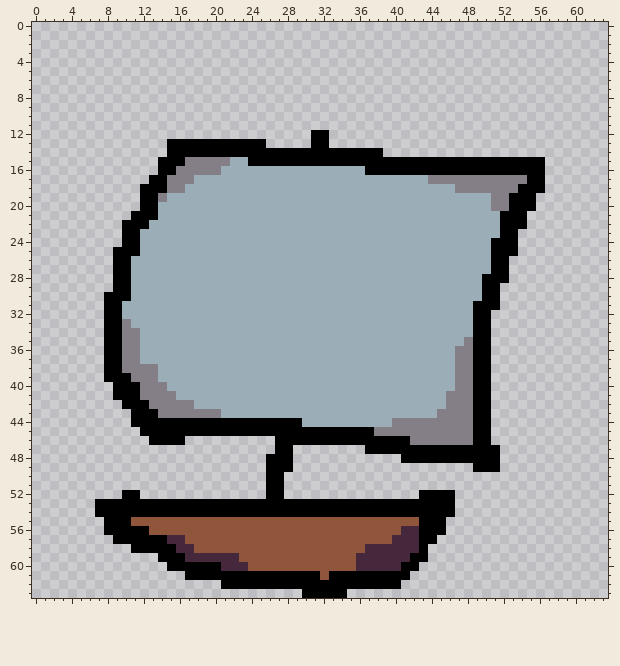
Two states of a pixel-art file, dungeon-crawler/Boat.aseprite. The first picture shows the starting point.
64x64 pixels, 1 frame.
Once edited:
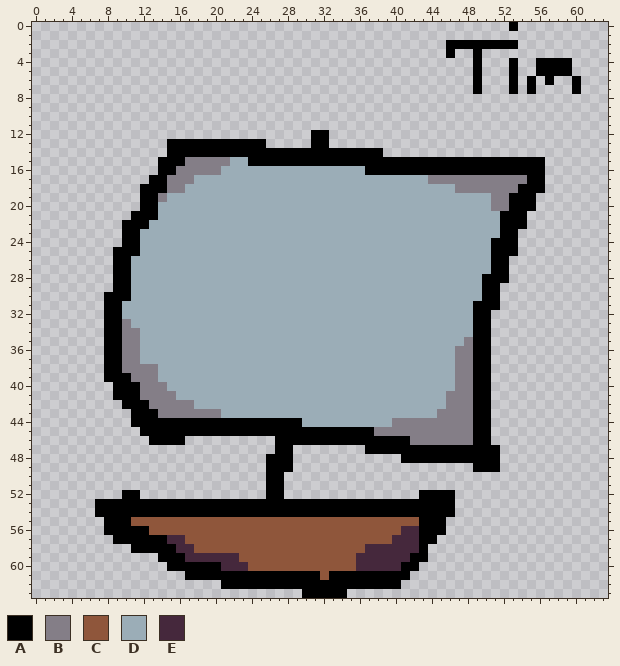
Palette (. is transparent): A #000000  B #847e87  C #8f563b  D #9badb7  E #45283c
From old to new:
The edit adds colour A in row 0 at x 53; in row 2 at x 46 to 53; in row 3 at x 46 and 49; in rows 4 to 5 at x 49, 53 and 56 to 59; in row 6 at x 49, 53, 55, 57 and 60; in row 7 at x 49, 53, 55 and 60.
Pixel boxes of the changes (left, top, right, bottom) in both pictures:
added: (446, 22, 581, 94)
